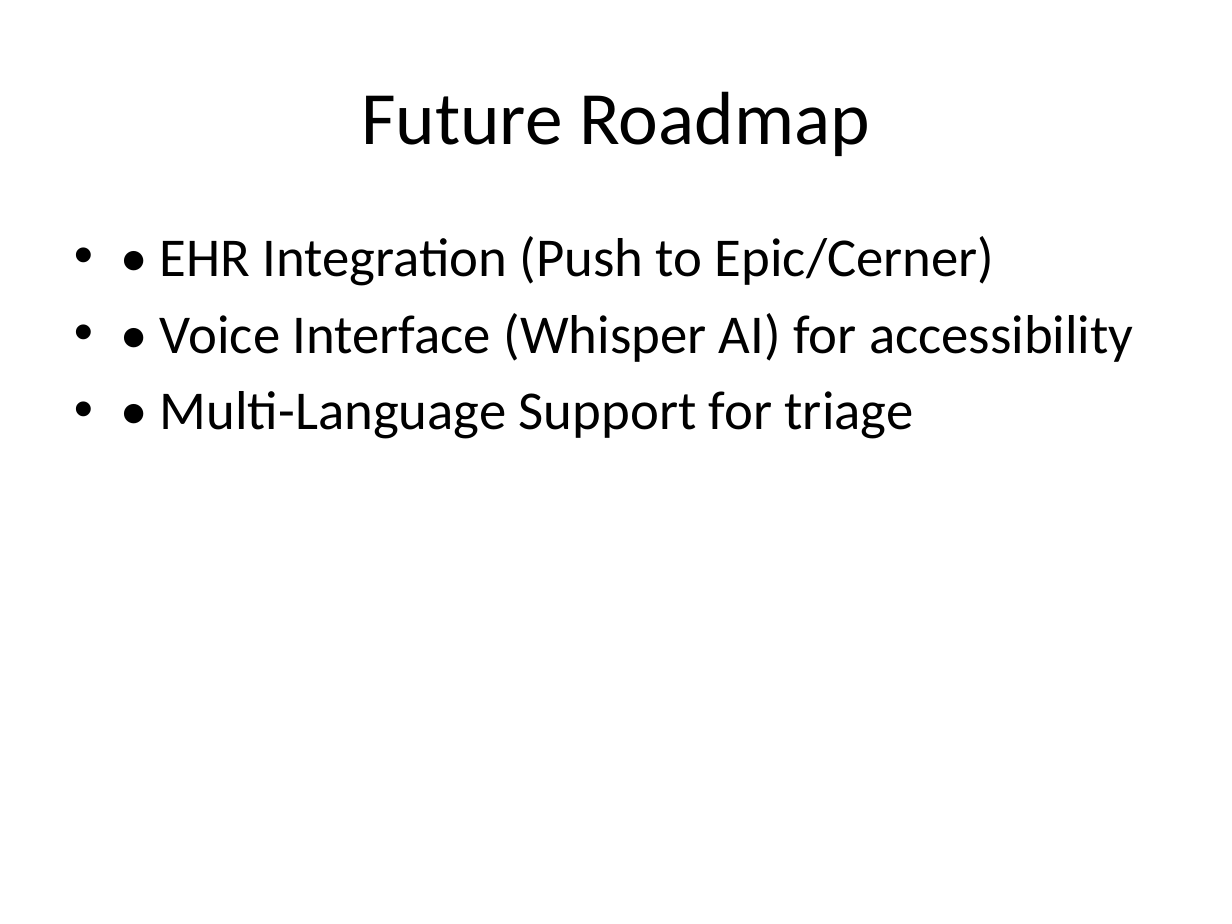
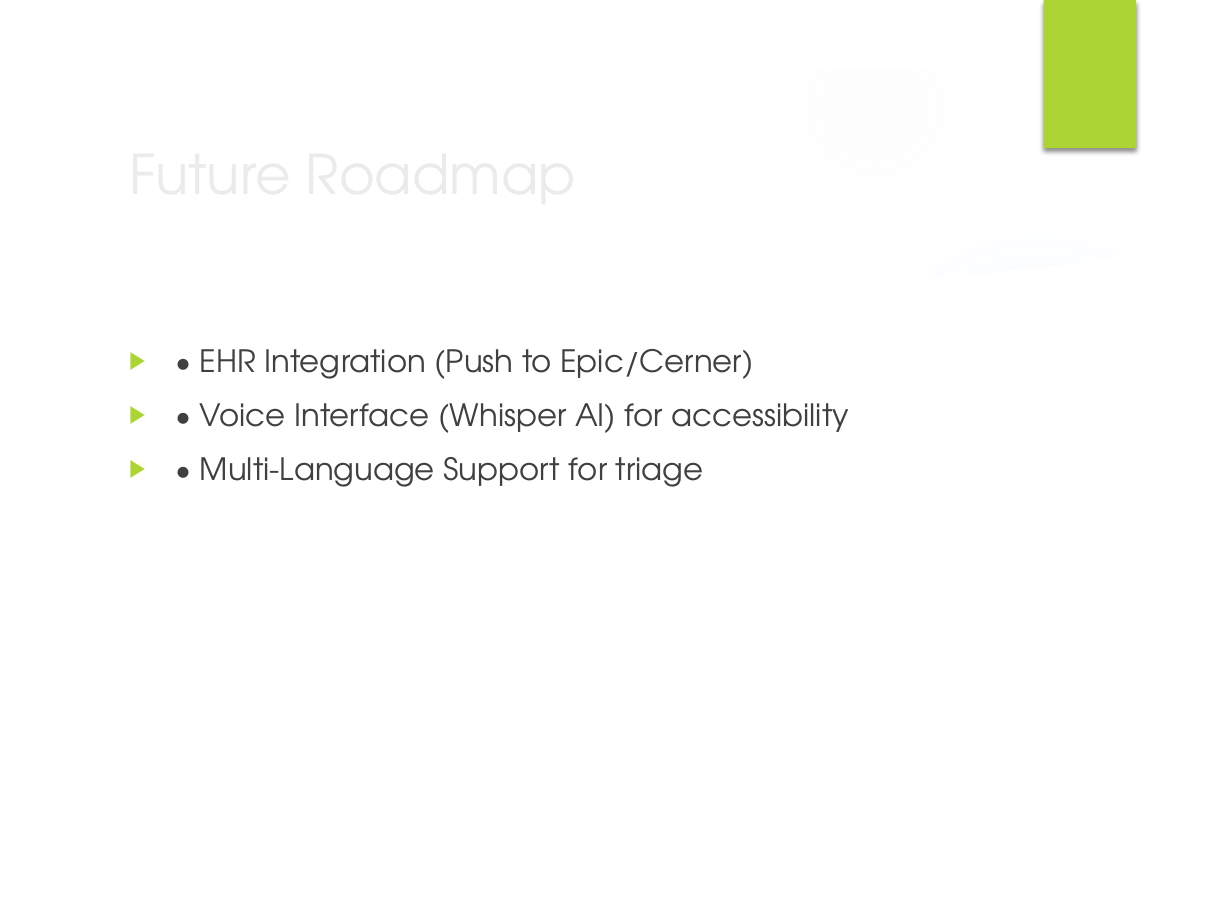
Before and after one commit to yannickb14/MentalHealthPrescreen, a slide deck: slide 7 of NeuroFlow_Pitch.pptx. Drawn at 1232x924 pixels with LibreOffice and Linux fonts; fonts in the diff are those of the drawing; background and template pictures are left out. Boxes give left, top, right and bottom in pixels: in the first picture for what was removed or moved away, otherwise in the second. Text is boxed around its words. In the diff, an @@ line names an element or a change of style, - is before the commit and + after.

```diff
--- a/NeuroFlow_Pitch.pptx
+++ b/NeuroFlow_Pitch.pptx
@@ group added at bbox=[0, 0, 1232, 924]: 4 ellipses, 3 freeform shapes @@
@@ rectangle added at bbox=[1044, 0, 1136, 148], fill #ACD433 @@
@@ title "Future Roadmap": place and size @@
-title "Future Roadmap" at bbox=[361, 91, 870, 156]
+title "Future Roadmap" at bbox=[117, 124, 972, 221]
@@ title "Future Roadmap" at bbox=[117, 124, 972, 221]: size 44 to 32 pt, font Calibri to TeX Gyre Adventor, text colour #000000 to #EBEBEB; alignment centre to left @@
@@ text "• EHR Integration (Push to ...": place and size @@
-text "• EHR Integration (Push to ..." at bbox=[160, 236, 1133, 439]
+text "• EHR Integration (Push to ..." at bbox=[200, 349, 849, 487]
@@ text "• EHR Integration (Push to ..." at bbox=[200, 349, 849, 487]: size 32 to 18 pt, font Calibri to TeX Gyre Adventor, text colour #000000 to #404040; bullet • to ▶; more space between paragraphs @@
```
Also in this commit, not shown: 6 other slides changed, 3 other files.
